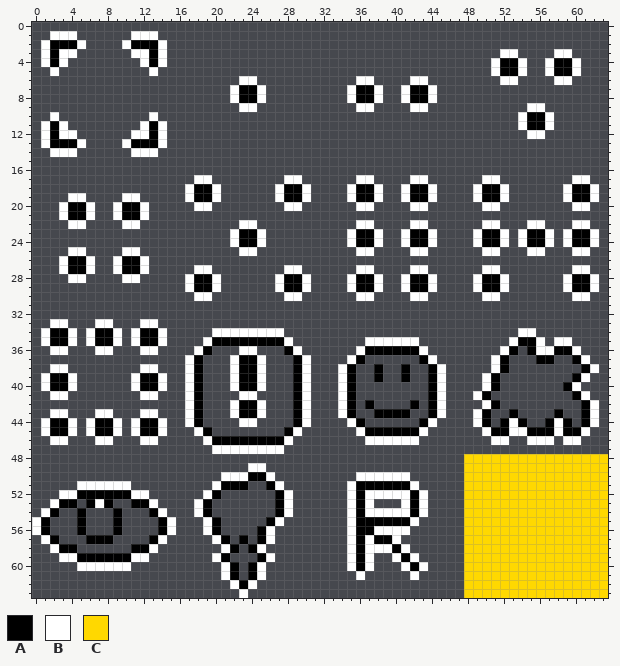
Two versions of one pixel-art sprite, src/main/resources/assets/armourers_workshop/textures/tile-entities/markers.png. The picture above is the old version.
The file is 64x64 pixels.
Palette (. is transparent): A #000000  B #ffffff  C #ffd800
Pixels before (only the part around the change), first column x 41:
39 A..AB....BA........AB..
40 ...AB....BA.......AB...
41 ...AB...BA.........AB..
42 .A.AB....BA.........AB.
43 A..AB...BA..A....A..AB.
44 ..AB....BA.ABA..ABA.AB.
45 AAB......BAABBAAABAAB..
46 BB........BB..BBB.BB...
47 .......................
48 .......CCCCCCCCCCCCCCCC
49 .......CCCCCCCCCCCCCCCC
50 B......CCCCCCCCCCCCCCCC
51 AB.....CCCCCCCCCCCCCCCC
52 BAB....CCCCCCCCCCCCCCCC
53 BAB....CCCCCCCCCCCCCCCC
54 BAB....CCCCCCCCCCCCCCCC
55 AB.....CCCCCCCCCCCCCCCC
56 B......CCCCCCCCCCCCCCCC
57 .......CCCCCCCCCCCCCCCC
58 B......CCCCCCCCCCCCCCCC
59 AB.....CCCCCCCCCCCCCCCC
60 BAB....CCCCCCCCCCCCCCCC
61 .B.....CCCCCCCCCCCCCCCC
62 .......CCCCCCCCCCCCCCCC
63 .......CCCCCCCCCCCCCCCC
After the commit:
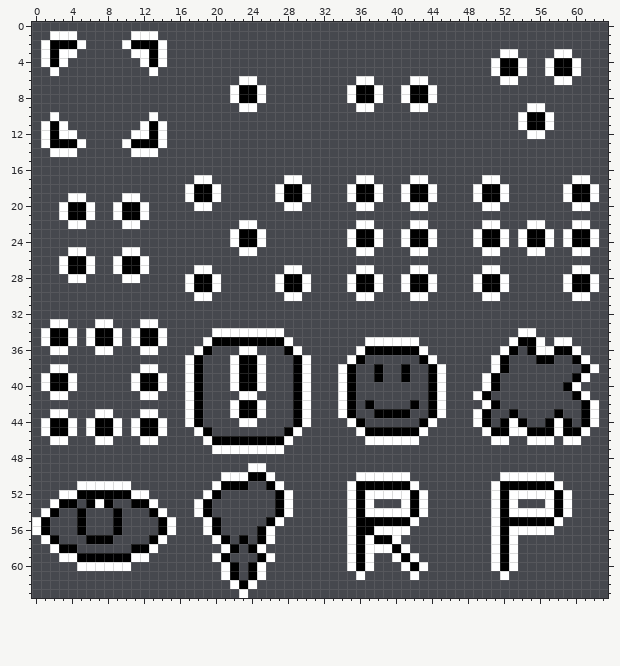
The exact change:
y 48..49: x 48..63 CCCCCCCCCCCCCCCC -> ................
y 50: x 48..63 CCCCCCCCCCCCCCCC -> ....BBBBBB......
y 51: x 48..63 CCCCCCCCCCCCCCCC -> ...BAAAAAAB.....
y 52: x 48..63 CCCCCCCCCCCCCCCC -> ...BABBBBBAB....
y 53: x 48..63 CCCCCCCCCCCCCCCC -> ...BAB...BAB....
y 54: x 48..63 CCCCCCCCCCCCCCCC -> ...BABBBBBAB....
y 55: x 48..63 CCCCCCCCCCCCCCCC -> ...BAAAAAAB.....
y 56: x 48..63 CCCCCCCCCCCCCCCC -> ...BABBBBB......
y 57..60: x 48..63 CCCCCCCCCCCCCCCC -> ...BAB..........
y 61: x 48..63 CCCCCCCCCCCCCCCC -> ....B...........
y 62..63: x 48..63 CCCCCCCCCCCCCCCC -> ................
Changed places in both pictures, as pixel boxes (x1, y1, x2, y2):
changed: (464, 454, 608, 598)
